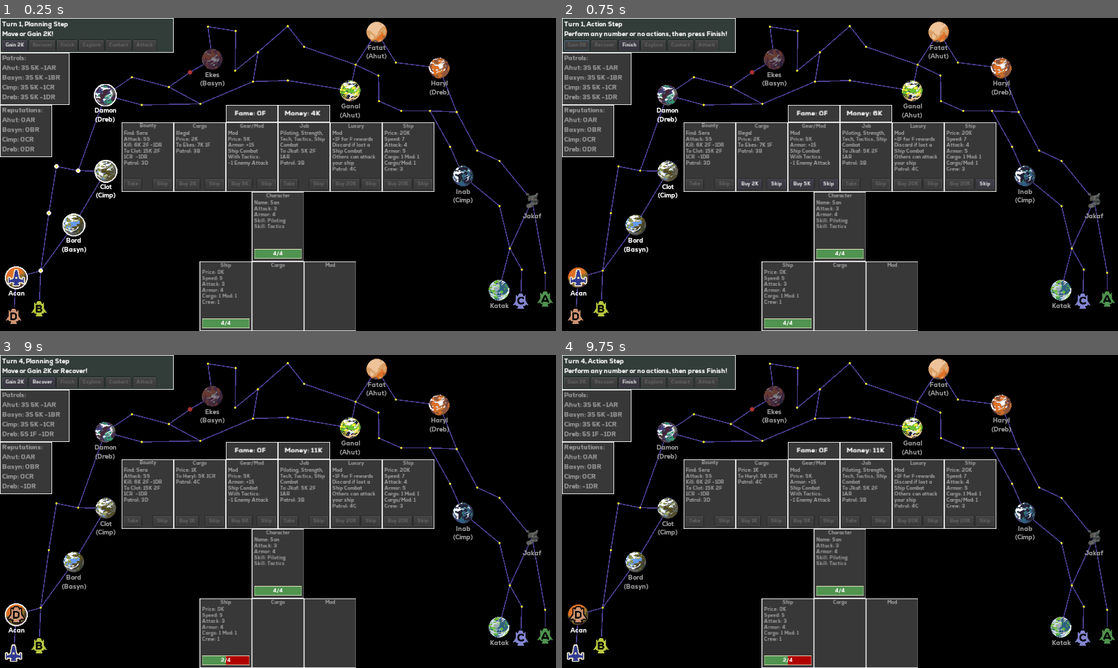
Above: before the commit, frames 1-4 (two rows, left to right).
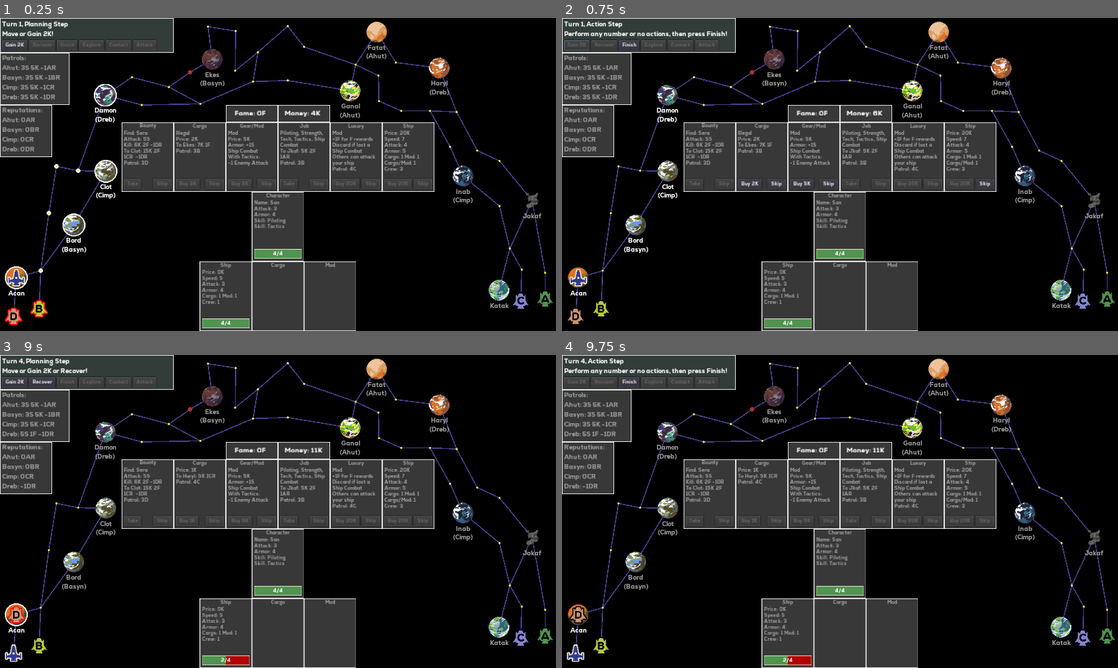
Above: after the commit, the same moments.

Repository: kosinaz/20-parsecs
Game: Godot game, scene res://scenes/ingame.tscn
Same seed, same stepped clock (60 frames per second), same inputs: the game is played once before the commit and once after it.
Inputs (mouse positions are in pixels of both pictures, inside the frame that each line leads up to):
- Up to frame 1 (0.25 s): no input
- Up to frame 2 (0.75 s): click "Gain 2K" at 0.5 s
- Up to frame 3 (9 s): click "Skip" at 1.25 s; click "Finish" at 2 s; click "Explore" at 2.75 s; click (11, 652) at 3.52 s; click "Finish" at 4.25 s; click "Attack" at 5 s; click "Ok" at 5.75 s; click "Recover" at 6.5 s; click "Finish" at 7.25 s; click "Attack" at 8 s; click "Ok" at 8.75 s
- Up to frame 4 (9.75 s): click (573, 652) at 9.52 s

The runs differ from the first frame. In frame 1, 0.1% of the frame differs, in the area x 0-99%, y 86-99%; in frame 2, less than 0.1%; in frame 3, less than 0.1%; in frame 4, less than 0.1%.

Commit message:
highlight patrols

Diff:
--- a/20 Parsecs/scenes/ingame.gd
+++ b/20 Parsecs/scenes/ingame.gd
@@ -88,12 +88,13 @@
 		$"%TurnIndicator".text += "Move or Gain 2K!"
 		$"%Recover".disabled = true
 	astar.set_point_disabled(13)
-	var patrol_space_ids = []
+	var hostile_patrols = []
 	for r in ["A", "B", "C", "D"]:
 		if $"%Player".get_reputation(r) != 1:
-			var id = get_node("%Patrol" + r).current_space.id
+			var patrol = get_node("%Patrol" + r)
+			var id = patrol.current_space.id
 			astar.set_point_disabled(id)
-			patrol_space_ids.append(id)
+			hostile_patrols.append(patrol)
 	for to_id in astar.get_points():
 		var path = astar.get_id_path($"%Player".current_space.id, to_id)
 		if path.size() > get_speed() + 1 or path.size() == 0:
@@ -114,21 +115,26 @@
 		get_node("Spaces/Space13/Button").disabled = false
 		get_node("Spaces/Space" + str(13)).get_node("Label").add_color_override("font_color", Color.white)
 		get_node("Spaces/Space" + str(13)).get_node("Faction").add_color_override("font_color", Color.white)
-	for id in patrol_space_ids:
+	for patrol in hostile_patrols:
+		var id = patrol.current_space.id
 		astar.set_point_disabled(id, false)
 		var path = astar.get_id_path($"%Player".current_space.id, id)
 		if path.size() > get_speed() + 1 or path.size() == 0:
 			get_node("Spaces/Space" + str(id)).get_node("Button").disabled = true
 			get_node("Spaces/Space" + str(id)).get_node("Label").add_color_override("font_color", Color("9a9a9a"))
 			get_node("Spaces/Space" + str(id)).get_node("Faction").add_color_override("font_color", Color("9a9a9a"))
+			patrol.frame = 0
 		else:
 			get_node("Spaces/Space" + str(id)).get_node("Button").disabled = false
 			get_node("Spaces/Space" + str(id)).get_node("Label").add_color_override("font_color", Color.white)
 			get_node("Spaces/Space" + str(id)).get_node("Faction").add_color_override("font_color", Color.white)
+			patrol.frame = 1
 
 func stop_planning():
 	for space in $Spaces.get_children():
 		space.get_node("Button").disabled = true
+	for patrol in patrols:
+		patrol.frame = 0
 	$"%Gain2K".disabled = true
 	$"%Recover".disabled = true
 	start_action()
--- a/20 Parsecs/scenes/ingame.tscn
+++ b/20 Parsecs/scenes/ingame.tscn
@@ -397,24 +397,28 @@
 unique_name_in_owner = true
 position = Vector2( 511.25, 288.25 )
 texture = ExtResource( 42 )
+hframes = 2
 script = ExtResource( 44 )
 
 [node name="PatrolB" type="Sprite" parent="."]
 unique_name_in_owner = true
 position = Vector2( 511.25, 288.25 )
 texture = ExtResource( 46 )
+hframes = 2
 script = ExtResource( 44 )
 
 [node name="PatrolC" type="Sprite" parent="."]
 unique_name_in_owner = true
 position = Vector2( 511.25, 288.25 )
 texture = ExtResource( 47 )
+hframes = 2
 script = ExtResource( 44 )
 
 [node name="PatrolD" type="Sprite" parent="."]
 unique_name_in_owner = true
 position = Vector2( 511.25, 288.25 )
 texture = ExtResource( 43 )
+hframes = 2
 script = ExtResource( 44 )
 
 [node name="Player" type="Sprite" parent="."]
Binary file changed: 20 Parsecs/images/patrol a.png
Binary file changed: 20 Parsecs/images/patrol b.png
Binary file changed: 20 Parsecs/images/patrol c.png
Binary file changed: 20 Parsecs/images/patrol d.png
